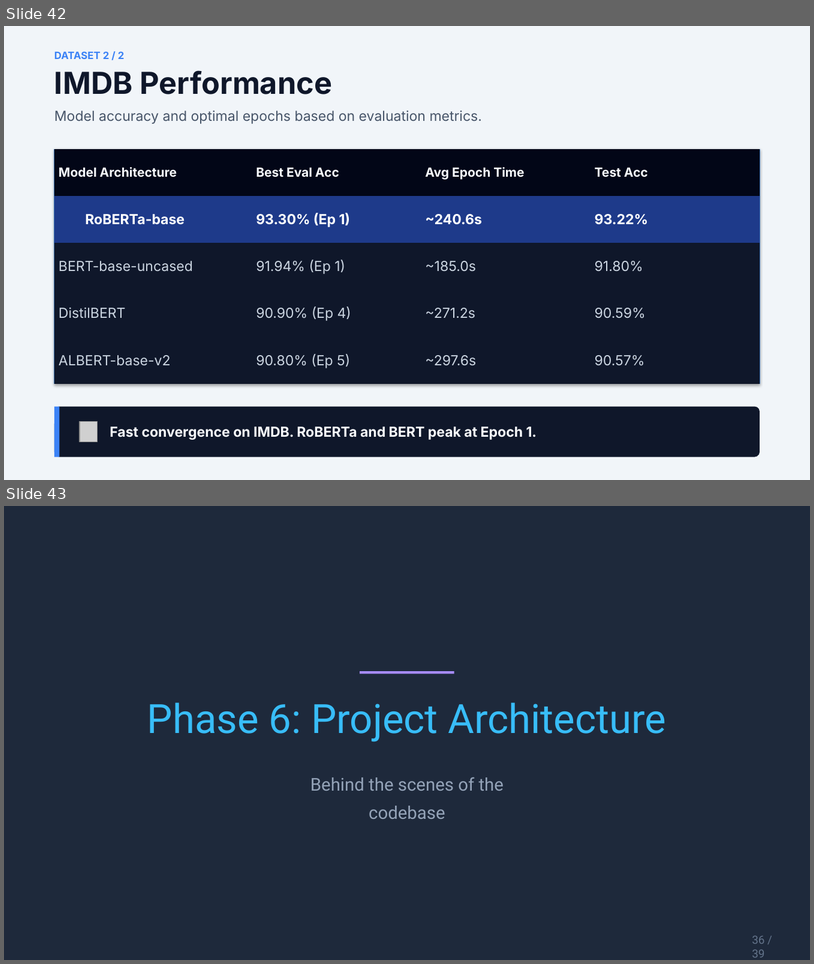
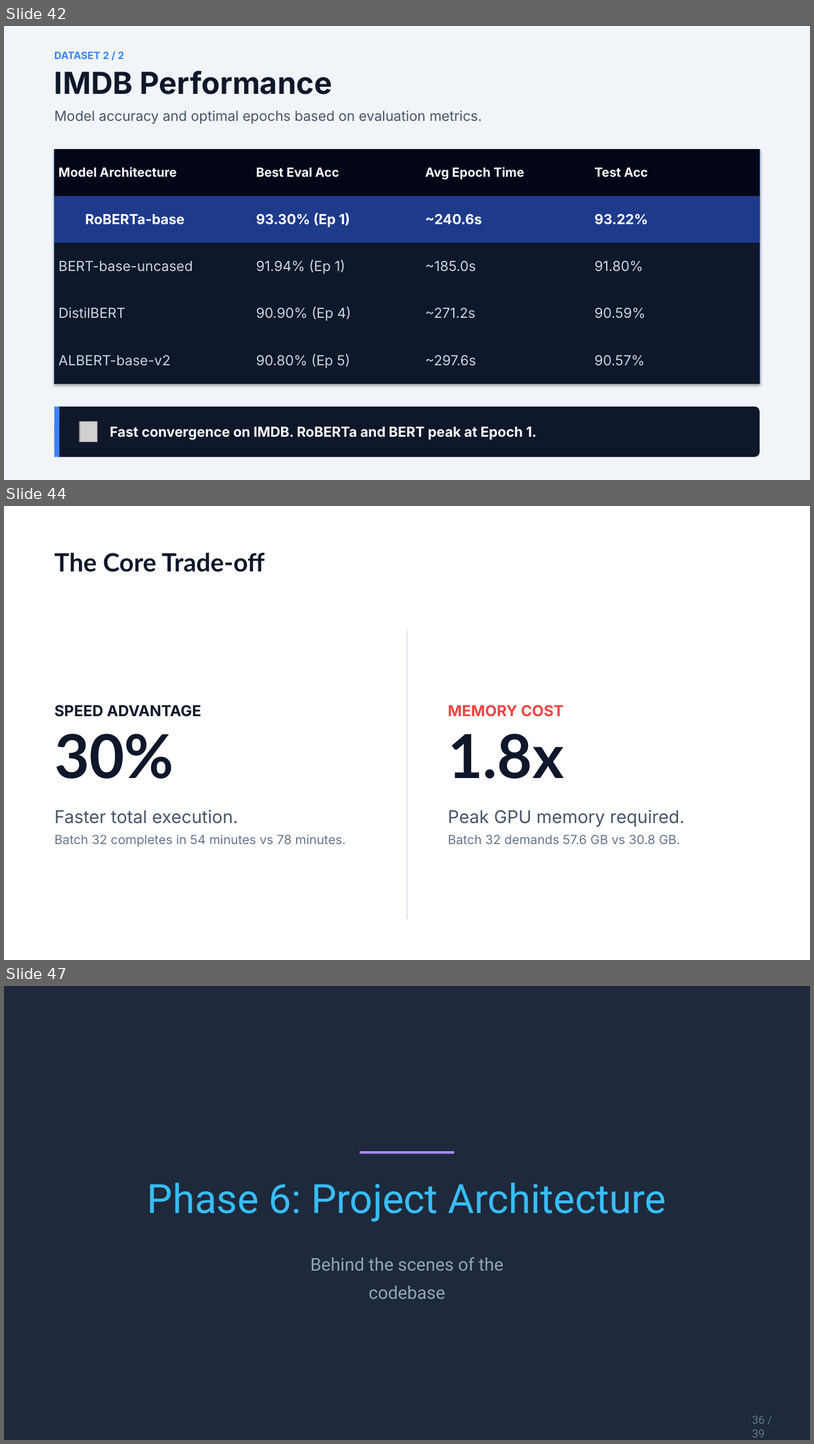
Before and after one commit to or358/wizman_project_Review-Classifier, a slide deck: presentetion.pptx. Shown one above the other, each under a label of ours: slides 42 and 43 before the commit, slides 42, 44 and 47 after it; the slides between them are not shown. The pictures are 814x964 and 814x1444 pixels, drawn with LibreOffice and Linux fonts; fonts in the diff are those of the drawing; grey boxes stand for pictures. Boxes give left, top, right and bottom in pixels: in the first picture for what was removed or moved away, otherwise in the second. Text is boxed around its words. In the diff, an @@ line names an element or a change of style, - is before the commit and + after.

```diff
--- a/presentetion.pptx
+++ b/presentetion.pptx
@@ slide 44 added at (4,506,810,960), background #FFFFFF @@
@@ text added at (54,552,265,572), 30 pt, text #0F172A, bold @@
+The Core Trade-off
@@ rectangle added at (407,629,408,919), fill #E2E8F0 @@
@@ text added at (54,705,201,717), 18 pt, text #0F172A, bold @@
+SPEED ADVANTAGE
@@ text added at (448,705,564,717), 18 pt, text #EF4444, bold @@
+MEMORY COST
@@ text added at (54,733,174,778), 72 pt, text #0F172A, bold @@
+30%
@@ text added at (448,733,564,778), 72 pt, text #0F172A, bold @@
+1.8x
@@ text added at (54,810,238,823), 21 pt, text #475569 @@
+Faster total execution.
@@ text added at (448,810,684,826), 21 pt, text #475569 @@
+Peak GPU memory required.
@@ text added at (54,834,346,847), 15 pt, text #64748B @@
+Batch 32 completes in 54 minutes vs 78 minutes.
@@ text added at (448,834,680,844), 15 pt, text #64748B @@
+Batch 32 demands 57.6 GB vs 30.8 GB.
@@ what was slide 43 is now slide 47 @@
```
Also in this commit, not shown: 3 other slides added, 2 other files.
